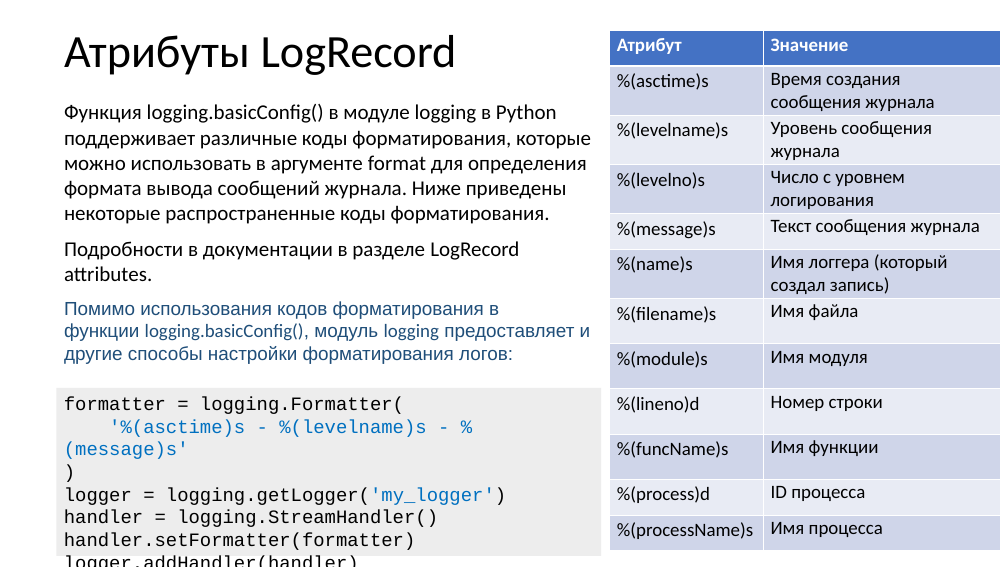
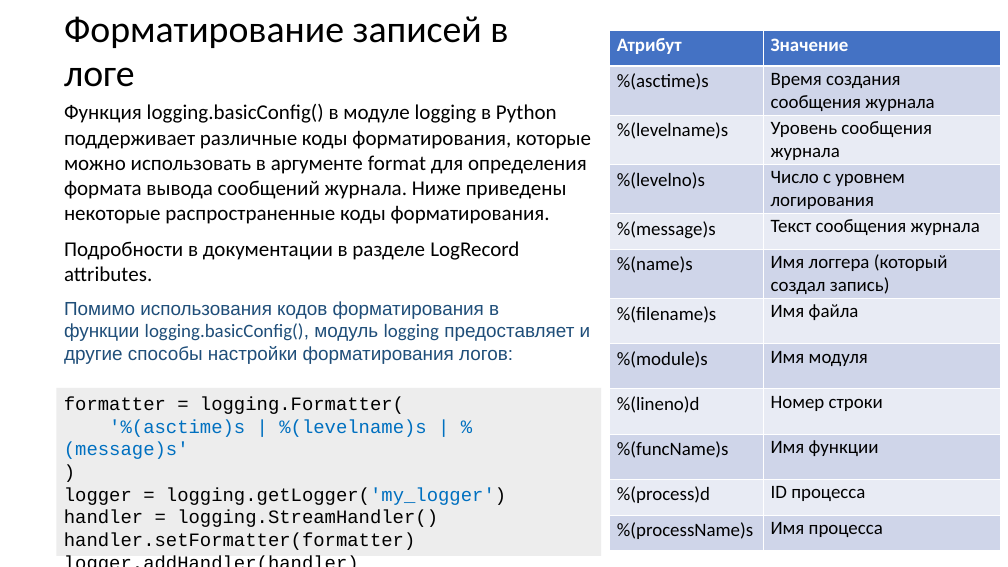
Before and after one commit to xtrueman/prog_instruments, a slide deck: slide 26 of presentations/Logging.pptx (slide 24 before the commit). Drawn at 1008x567 pixels with LibreOffice and Linux fonts; fonts in the diff are those of the drawing. Boxes give left, top, right and bottom in pixels: in the first picture for what was removed or moved away, otherwise in the second. Text is boxed around its words. In the diff, an @@ line names an element or a change of style, - is before the commit and + after.

Commit message:
logging links

```diff
--- a/presentations/Logging.pptx
+++ b/presentations/Logging.pptx
@@ title at <box>64,16,508,87</box>: text changed; size 44 to 36 pt @@
-Атрибуты LogRecord
+Форматирование записей в логе
@@ text in rectangle at <box>64,397,506,550</box>: text changed @@
-formatter = logging.Formatter(
-'%(asctime)s - %(levelname)s - %(message)s'
-)
-logger = logging.getLogger('my_logger')
-handler = logging.StreamHandler()
-handler.setFormatter(formatter)
-logger.addHandler(handler)
+formatter = logging.Formatter(
+'%(asctime)s | %(levelname)s | %(message)s'
+)
+logger = logging.getLogger('my_logger')
+handler = logging.StreamHandler()
+handler.setFormatter(formatter)
+logger.addHandler(handler)
```
Also in this commit, not shown: 2 other slides changed, 3 slides added, 1 slide removed, 1 other file.
